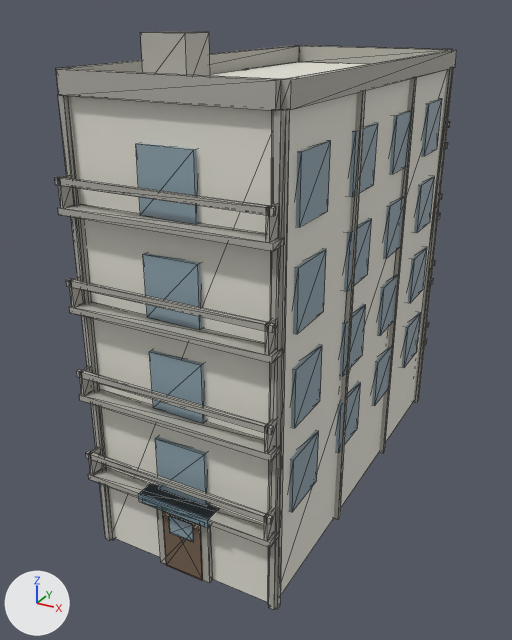
A saved change to the glTF model public/buildings/residential_1x2_b.glb.
One viewpoint serves both versions: a 50 mm camera at (14.1, -15.0, 17.1) aimed at (2.5, 6.0, 6.6). The lights are fixed; the arrows at lower left show +X, +Y and +Z. The picture after the commit comes second. Mesh edges are drawn as thin lines. Vertices at exactly the same position are counted once.

Names of what the first picture shows: 'residential_1x2_b_0'.
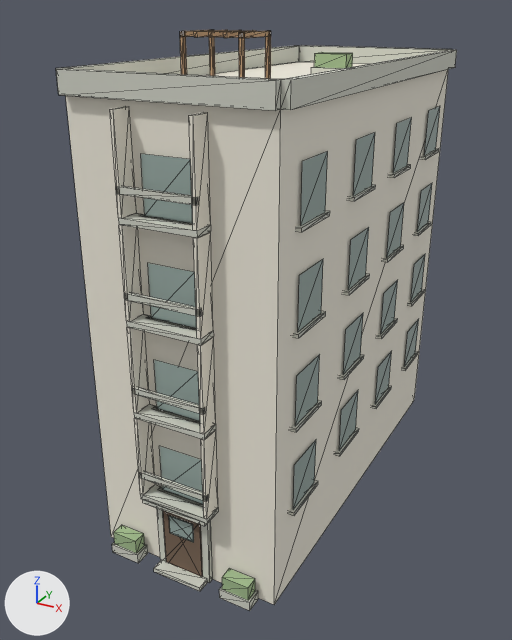
Location of each change, (x1, y1, x2, y2) in pixels of the pictures (512 x 640 px):
'residential_1x2_b_0', recoloured, reshaped
    before: (55, 31, 457, 610)
    after: (56, 30, 457, 611)
part 1 of me_residential_1x2_b_0, added (mostly hidden)
    after: (158, 487, 203, 506)
part 2 of me_residential_1x2_b_0, added
    after: (139, 471, 208, 501)
part 3 of me_residential_1x2_b_0, added
    after: (289, 480, 318, 516)
part 4 of me_residential_1x2_b_0, added
    after: (335, 428, 359, 456)
part 5 of me_residential_1x2_b_0, added
    after: (372, 386, 392, 409)
part 6 of me_residential_1x2_b_0, added
    after: (401, 352, 418, 371)
part 7 of me_residential_1x2_b_0, added
    after: (132, 387, 205, 414)
part 8 of me_residential_1x2_b_0, added
    after: (291, 400, 322, 432)
part 9 of me_residential_1x2_b_0, rebuilt (62% narrower, 50% shorter)
    before: (55, 177, 276, 216)
    after: (116, 186, 199, 205)
part 10 of me_residential_1x2_b_0, deleted
    before: (57, 31, 454, 547)
part 11 of me_residential_1x2_b_0, cut back
    before: (58, 69, 450, 610)
    after: (110, 30, 440, 611)

Edits to the bpy script that builds the scene:
```text
Change mat_residential_1x2_b_trim:
    mat_residential_1x2_b_trim.base_color: (0.429, 0.418, 0.374) -> (0.65, 0.66, 0.58)  # grey #afada5 -> light grey #d3d4c8
Add mat_residential_1x2_b_sign:
    mat_residential_1x2_b_sign = principled_material('residential_1x2_b_sign')
    mat_residential_1x2_b_sign.base_color = (0.46, 0.29, 0.16)  # brown #b5936f
    mat_residential_1x2_b_sign.roughness = 0.85
Change me_residential_1x2_b_0:
    used by ob_residential_1x2_b_0; location = (0.0, 0.0, 0.0)
    remove me_residential_1x2_b_0.from_pydata(...)  # 748 vertices, 1140 faces; spans x -0.2..6.8, y -0.6..15.1, z 0.0..16.5
    add me_residential_1x2_b_0.from_pydata(...)  # 772 vertices, 1052 faces; spans x -0.2..6.8, y -0.6..14.8, z 0.0..16.5
    me_residential_1x2_b_0 part 1: a new loose piece, a box spanning x 2.35..4.15, y -0.18..0.18, z 2.88..3.0, in mat_residential_1x2_b_trim (light grey #d3d4c8)
    me_residential_1x2_b_0 part 2: a new loose piece, a box spanning x 2.0..4.5, y -0.62..-0.51, z 3.65..3.85, in mat_residential_1x2_b_trim (light grey #d3d4c8)
    me_residential_1x2_b_0 part 3: a new loose piece, a box spanning x 6.32..6.68, y 0.91..2.71, z 2.88..3.0, in mat_residential_1x2_b_trim (light grey #d3d4c8)
    me_residential_1x2_b_0 part 4: a new loose piece, a box spanning x 6.32..6.68, y 4.54..6.34, z 2.88..3.0, in mat_residential_1x2_b_trim (light grey #d3d4c8)
    me_residential_1x2_b_0 part 5: a new loose piece, a box spanning x 6.32..6.68, y 8.16..9.96, z 2.88..3.0, in mat_residential_1x2_b_trim (light grey #d3d4c8)
    me_residential_1x2_b_0 part 6: a new loose piece, a box spanning x 6.32..6.68, y 11.79..13.59, z 2.88..3.0, in mat_residential_1x2_b_trim (light grey #d3d4c8)
    me_residential_1x2_b_0 part 7: a new loose piece, a box spanning x 2.0..4.5, y -0.62..-0.51, z 6.65..6.85, in mat_residential_1x2_b_trim (light grey #d3d4c8)
    me_residential_1x2_b_0 part 8: a new loose piece, a box spanning x 6.32..6.68, y 0.91..2.71, z 5.88..6.0, in mat_residential_1x2_b_trim (light grey #d3d4c8)
    me_residential_1x2_b_0 part 9: the loose piece of 8 vertices spanning x -0.2..6.7, y -0.6..-0.5, z 12.6..12.9 is rebuilt with 8 vertices and now spans x 2.0..4.5, y -0.6..-0.5, z 12.6..12.9
    me_residential_1x2_b_0 part 10: 52 loose pieces with 416 vertices, spanning x -0.2..6.7, y -0.6..15.1, z 0.0..16.5, are deleted
    me_residential_1x2_b_0 part 11: 263 vertices removed from x -0.2..6.7, y -0.6..15.1, z 0.0..15.0; 567 vertices added at x -0.2..6.7, y -0.6..14.7, z 0.0..16.5
    other edits to the shape of me_residential_1x2_b_0 do not show in these pictures
    add me_residential_1x2_b_0.materials.append(mat_residential_1x2_b_sign)  # brown #b5936f
```
